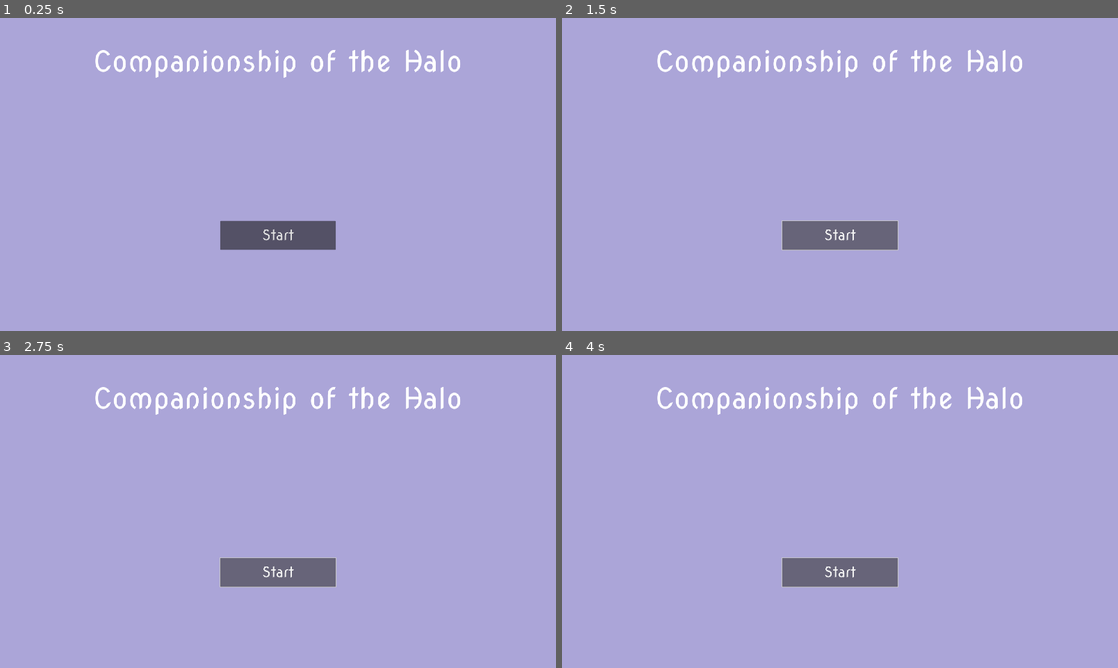
Above: before the commit, frames 1-4 (two rows, left to right).
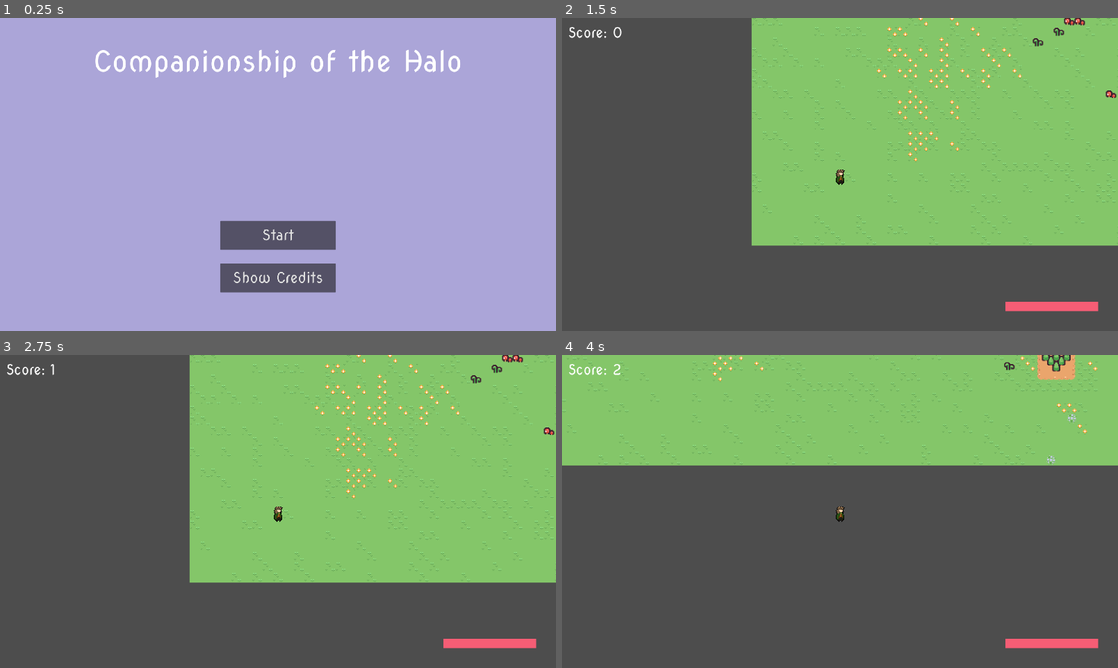
Above: after the commit, the same moments.

Repository: lunarScavenger/companionship-of-the-halo-2d
Game: Godot game, scene res://ui/main-menu/main_menu.tscn
Same seed, same stepped clock (60 frames per second), same inputs: the game is played once before the commit and once after it. This scene is started directly instead of the project's main scene.
Inputs (mouse positions are in pixels of both pictures, inside the frame that each line leads up to):
- Up to frame 1 (0.25 s): no input
- Up to frame 2 (1.5 s): click (840, 277) at 0.5 s, where only the run after the commit has a clickable "Show Credits"; click "Start" at 1.25 s
- Up to frame 3 (2.75 s): click (278, 570) at 2 s, where only the run before the commit has a clickable "Start"
- Up to frame 4 (4 s): tap Enter at 2.75 s; hold D (right) 2.78-3.53 s; tap Ctrl (attack) at 2.85, 3.6 s; hold S (down) from 3.53 s (still down)

The runs differ from the first frame. In frame 1, 1.9% of the frame differs, in the area x 39-61%, y 78-88%; in frame 2, 100%; in frame 3, 100%; in frame 4, 100%, in the area x 0-100%, y 0-100%.

Commit message:
Added credits to main menu Added button to show and hide credits on main menu Credits given to Kenney for assets, Wojciech Kalinowski for font

Diff:
--- a/ui/main-menu/MainMenu.gd
+++ b/ui/main-menu/MainMenu.gd
@@ -1,7 +1,20 @@
 extends Control
 
+var show_credits: bool = false
+
 func _ready():
-	get_window().mode = Window.MODE_EXCLUSIVE_FULLSCREEN if (true) else Window.MODE_WINDOWED
+	print("loaded main menu")
 
 func _on_start_button_up():
-	print("Hello")
+	get_tree().change_scene_to_file("res://world/flight-to-the-ford.tscn")
+
+
+func _on_credits_pressed():
+	if show_credits:
+		$Text/Credits.hide()
+		show_credits = false
+		print("show")
+	else:
+		$Text/Credits.show()
+		show_credits = true
+		print("hide")
--- a/ui/main-menu/main_menu.tscn
+++ b/ui/main-menu/main_menu.tscn
@@ -23,13 +23,13 @@
 offset_bottom = 1080.0
 color = Color(0.670588, 0.647059, 0.847059, 1)
 
-[node name="Title" type="Control" parent="."]
+[node name="Text" type="Control" parent="."]
 anchors_preset = 0
 offset_top = 75.0
 offset_right = 40.0
 offset_bottom = 115.0
 
-[node name="Title" type="Label" parent="Title"]
+[node name="Title" type="Label" parent="Text"]
 layout_mode = 0
 offset_right = 1920.0
 offset_bottom = 150.0
@@ -38,6 +38,22 @@
 text = "Companionship of the Halo"
 horizontal_alignment = 1
 vertical_alignment = 1
+
+[node name="Credits" type="Label" parent="Text"]
+visible = false
+layout_mode = 0
+offset_left = 288.0
+offset_top = 181.0
+offset_right = 1640.0
+offset_bottom = 501.0
+theme_override_fonts/font = ExtResource("2_37bnt")
+theme_override_font_sizes/font_size = 50
+text = "Credits
+
+Kenney - Public Domain Tiny Town Textures - kenney.nl
+
+Wojciech Kalinowski - Nova Oval Font"
+horizontal_alignment = 1
 
 [node name="Buttons" type="Control" parent="."]
 anchors_preset = 0
@@ -54,4 +70,14 @@
 theme_override_font_sizes/font_size = 50
 text = "Start"
 
+[node name="Credits" type="Button" parent="Buttons"]
+layout_mode = 0
+offset_top = 147.0
+offset_right = 400.0
+offset_bottom = 247.0
+theme_override_fonts/font = ExtResource("2_37bnt")
+theme_override_font_sizes/font_size = 50
+text = "Show Credits"
+
 [connection signal="button_up" from="Buttons/Start" to="." method="_on_start_button_up"]
+[connection signal="pressed" from="Buttons/Credits" to="." method="_on_credits_pressed"]
